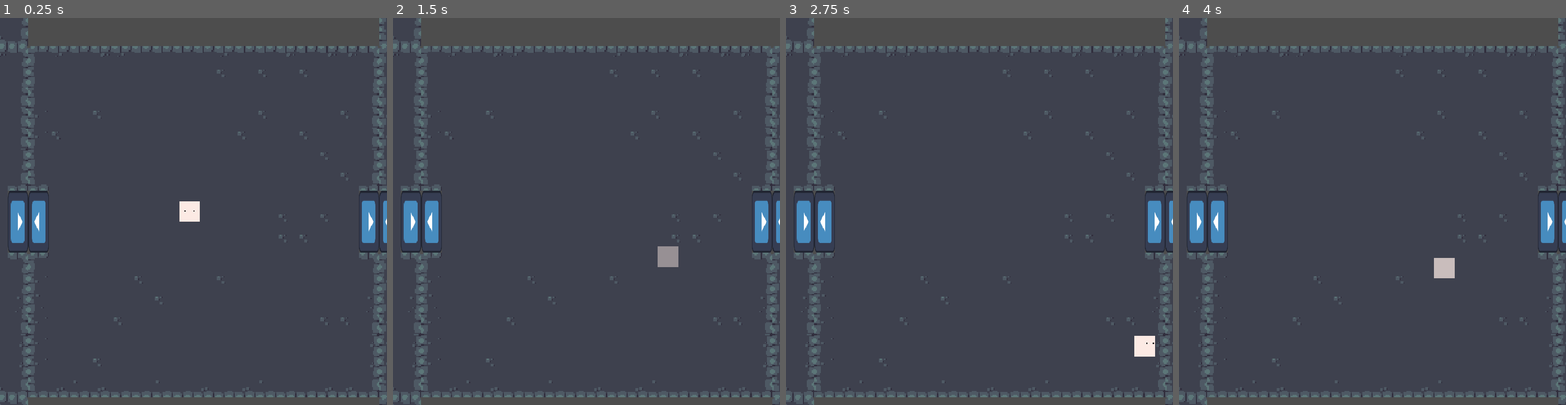
Above: before the commit, frames 1-4 (left to right).
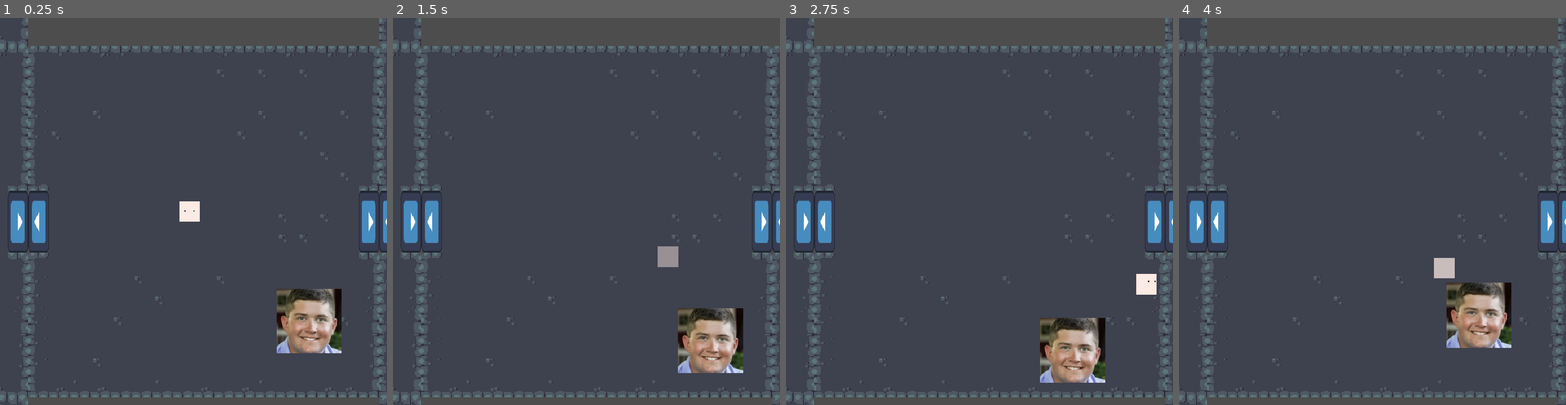
Above: after the commit, the same moments.

Repository: sinkinlimpson/IS-Project_Game-Development
Game: Godot game, scene res://testing_environment.tscn
Same seed, same stepped clock (60 frames per second), same inputs: the game is played once before the commit and once after it. The engine's default icon, where the game draws it, is replaced by a stand-in: a white triangle on a blue panel in a dark square.
Inputs (mouse positions are in pixels of both pictures, inside the frame that each line leads up to):
- Up to frame 1 (0.25 s): no input
- Up to frame 2 (1.5 s): tap Enter (ui_accept) at 0.5, 0.77 s; move the mouse to (671, 192) at 0.52 s; hold Right (ui_right) 0.53-1.28 s; tap K (attack) at 0.6 s; move the mouse to (509, 230) at 1.27 s; hold Down (ui_down) from 1.28 s (still down); tap L (dodgeRoll) at 1.35 s
- Up to frame 3 (2.75 s): tap Enter (ui_accept) at 1.52 s; move the mouse to (1018, 126) at 2.02 s; release Down (ui_down) at 2.03 s; press the mouse at (1018, 126) at 2.03 s; hold Right (ui_right) from 2.03 s (still down)
- Up to frame 4 (4 s): move the mouse to (1353, 288) at 2.77 s; release Right (ui_right) at 2.78 s; release the mouse at (1353, 288) at 2.78 s; hold Up (ui_up) 2.78-3.53 s; tap K (attack) at 2.85 s; tap Enter (ui_accept) at 3.02, 3.77 s; move the mouse to (1488, 269) at 3.52 s; hold Left (ui_left) from 3.53 s (still down); tap L (dodgeRoll) at 3.6 s

The runs differ from the first frame. In frame 1, 2.7% of the frame differs, in the area x 71-89%, y 70-87%; in frame 2, 2.7%; in frame 3, 3.3%, in the area x 65-96%, y 66-95%; in frame 4, 2.7%.

Commit message:
Created boss

Diff:
--- a/enemies/boss.gd
+++ b/enemies/boss.gd
@@ -29,6 +29,9 @@
 
 func _ready():
 	super._ready()
+
+	print(chargeWindup, " ", chargeMaxTime, " ", chargeRecover, " ", wanderDuration, " ", stunDuration)
+
 	changeState(BossStates.WANDER)
 
 func _process(_delta):
@@ -47,3 +50,75 @@
 			if player != null:
 				chargeDir = (player.global_position - global_position).normalized()
 			$Sprite2D.self_modulate = windupColor
+		BossStates.CHARGING:
+			bossTimer = chargeMaxTime
+			chargeElapsed = 0.0
+		BossStates.STUNNED:
+			bossTimer = stunDuration
+			$Sprite2D.self_modulate = stunColor
+		BossStates.RECOVER:
+			bossTimer = chargeRecover
+		BossStates.SHOOT:
+			shotsLeft = burstCount
+			shotTimer = 0.3
+
+func pickAttack():
+	return [BossStates.CHARGE_WINDUP, BossStates.SHOOT].pick_random()
+
+func _physics_process(delta):
+	updatePlayer()
+	bossTimer -= delta
+
+	var desired = Vector2.ZERO
+
+	match bossState:
+		BossStates.WANDER:
+			bossWanderTimer -= delta
+
+			if bossWanderTimer <= 0.0 or is_on_wall():
+				bossMoveDir = Vector2.from_angle(randf() * TAU)
+
+				bossWanderTimer = 0.6
+
+			desired = bossMoveDir * wanderSpeed
+
+			if bossTimer <= 0.0:
+				changeState(pickAttack())
+		BossStates.CHARGE_WINDUP:
+			if bossTimer <= 0.0:
+				changeState(BossStates.CHARGING)
+		BossStates.CHARGING:
+			chargeElapsed += delta
+
+			desired = chargeDir * chargeSpeed
+
+			if chargeElapsed > 0.1 and is_on_wall():
+				changeState(BossStates.STUNNED)
+			elif bossTimer <= 0.0:
+				changeState(BossStates.RECOVER)
+		BossStates.STUNNED:
+			if bossTimer <= 0.0:
+				changeState(BossStates.WANDER)
+		BossStates.RECOVER:
+			if bossTimer <= 0.0:
+				changeState(BossStates.WANDER)
+		BossStates.SHOOT:
+			shotTimer -= delta
+
+			if shotsLeft > 0 and shotTimer <= 0.0:
+				shoot()
+				shotsLeft -= 1
+				shotTimer = burstDelay
+			if shotsLeft == 0 and shotTimer <= 0.0:
+				changeState(BossStates.WANDER)
+
+	knockbackVelocity = knockbackVelocity.move_toward(Vector2.ZERO, knockbackFriction * delta)
+
+	velocity = desired + knockbackVelocity * (1.0 - knockbackResistance)
+
+	move_and_slide()
+
+	var harmless = bossState == BossStates.RECOVER or bossState == BossStates.STUNNED
+
+	if not harmless:
+		checkContactDamage(delta)
--- a/enemies/boss.tscn
+++ b/enemies/boss.tscn
@@ -15,8 +15,7 @@
 script = ExtResource("1_a60ye")
 health = 12
 bulletScene = ExtResource("2_lnbgr")
-shootEnemy = true
-meleeEnemy = true
+moveSpeed = 100.0
 knockbackStrength = 220.0
 
 [node name="Hitbox" type="Area2D" parent="." unique_id=367308213]
--- a/enemy_spawner.gd
+++ b/enemy_spawner.gd
@@ -6,6 +6,9 @@
 	pass
 
 func spawnEnemies():
+	if enemy == null:
+		return
+
 	var enemyInstance = enemy.instantiate()
 	enemyInstance.position = position
 	get_parent().add_child(enemyInstance)
--- a/rooms/bossRooms/boss_1.tscn
+++ b/rooms/bossRooms/boss_1.tscn
@@ -2,6 +2,7 @@
 
 [ext_resource type="Script" uid="uid://dhtm3onggmbrn" path="res://rooms/room.gd" id="1_lskdk"]
 [ext_resource type="TileSet" uid="uid://b7x23mj4xaec3" path="res://dungeon.tres" id="2_jc3ml"]
+[ext_resource type="PackedScene" uid="uid://cc7e7ydetwqlo" path="res://enemy_spawner.tscn" id="3_tu2ow"]
 [ext_resource type="PackedScene" uid="uid://be5nmyyjsvqjn" path="res://enemies/boss.tscn" id="3_vcfda"]
 
 [node name="room_4" type="Node2D" unique_id=686691244]
@@ -9,9 +10,11 @@
 hasSouth = true
 
 [node name="TileMapLayer" type="TileMapLayer" parent="." unique_id=1310045984 groups=["wall"]]
+self_modulate = Color(1, 0.4862745, 1, 1)
 texture_filter = 1
 tile_map_data = PackedByteArray("AAAIAAgAAAAGAAYAAAAIAAcAAAAGAAUAAAAIAAYAAAAGAAUAAAAIAAUAAAAEABEAAAAIAAQAAAAGAAQAAAAIAA …(4496 unchanged characters)…
 tile_set = ExtResource("2_jc3ml")
 
-[node name="Boss" parent="." unique_id=1274796762 instance=ExtResource("3_vcfda")]
-position = Vector2(4, -1)
+[node name="EnemySpawner" parent="." unique_id=1531457240 instance=ExtResource("3_tu2ow")]
+position = Vector2(3, -2)
+enemy = ExtResource("3_vcfda")
--- a/rooms/bossRooms/boss_2.tscn
+++ b/rooms/bossRooms/boss_2.tscn
@@ -3,15 +3,18 @@
 [ext_resource type="Script" uid="uid://dhtm3onggmbrn" path="res://rooms/room.gd" id="1_sn3hj"]
 [ext_resource type="TileSet" uid="uid://b7x23mj4xaec3" path="res://dungeon.tres" id="2_o6tca"]
 [ext_resource type="PackedScene" uid="uid://be5nmyyjsvqjn" path="res://enemies/boss.tscn" id="3_c3pxm"]
+[ext_resource type="PackedScene" uid="uid://cc7e7ydetwqlo" path="res://enemy_spawner.tscn" id="3_ddokr"]
 
 [node name="room_5" type="Node2D" unique_id=686691244]
 script = ExtResource("1_sn3hj")
 hasNorth = true
 
 [node name="TileMapLayer" type="TileMapLayer" parent="." unique_id=1310045984 groups=["wall"]]
+self_modulate = Color(1, 0.4862745, 1, 1)
 texture_filter = 1
 tile_map_data = PackedByteArray("AAAIAAgAAAAGAAYAAAAIAAcAAAAGAAUAAAAIAAYAAAAGAAUAAAAIAAUAAAAEABEAAAAIAAQAAAAGAAQAAAAIAA …(4496 unchanged characters)…
 tile_set = ExtResource("2_o6tca")
 
-[node name="Boss" parent="." unique_id=1274796762 instance=ExtResource("3_c3pxm")]
-position = Vector2(4, -1)
+[node name="EnemySpawner" parent="." unique_id=1531457240 instance=ExtResource("3_ddokr")]
+position = Vector2(3, -2)
+enemy = ExtResource("3_c3pxm")
--- a/rooms/bossRooms/boss_3.tscn
+++ b/rooms/bossRooms/boss_3.tscn
@@ -2,6 +2,7 @@
 
 [ext_resource type="Script" uid="uid://dhtm3onggmbrn" path="res://rooms/room.gd" id="1_c366p"]
 [ext_resource type="TileSet" uid="uid://b7x23mj4xaec3" path="res://dungeon.tres" id="2_vyway"]
+[ext_resource type="PackedScene" uid="uid://cc7e7ydetwqlo" path="res://enemy_spawner.tscn" id="3_jcrt1"]
 [ext_resource type="PackedScene" uid="uid://be5nmyyjsvqjn" path="res://enemies/boss.tscn" id="3_swarn"]
 
 [node name="room_1" type="Node2D" unique_id=686691244]
@@ -9,9 +10,11 @@
 hasWest = true
 
 [node name="TileMapLayer" type="TileMapLayer" parent="." unique_id=1310045984 groups=["wall"]]
+self_modulate = Color(1, 0.4862745, 1, 1)
 texture_filter = 1
 tile_map_data = PackedByteArray("AAAIAAgAAAAGAAYAAAAIAAcAAAAGAAUAAAAIAAYAAAAGAAUAAAAIAAUAAAAEABEAAAAIAAQAAAAGAAQAAAAIAA …(4496 unchanged characters)…
 tile_set = ExtResource("2_vyway")
 
-[node name="Boss" parent="." unique_id=1274796762 instance=ExtResource("3_swarn")]
-position = Vector2(4, -1)
+[node name="EnemySpawner" parent="." unique_id=1531457240 instance=ExtResource("3_jcrt1")]
+position = Vector2(3, -2)
+enemy = ExtResource("3_swarn")
--- a/rooms/bossRooms/boss_4.tscn
+++ b/rooms/bossRooms/boss_4.tscn
@@ -3,15 +3,18 @@
 [ext_resource type="Script" uid="uid://dhtm3onggmbrn" path="res://rooms/room.gd" id="1_6eefh"]
 [ext_resource type="TileSet" uid="uid://b7x23mj4xaec3" path="res://dungeon.tres" id="2_eobie"]
 [ext_resource type="PackedScene" uid="uid://be5nmyyjsvqjn" path="res://enemies/boss.tscn" id="3_ceo2j"]
+[ext_resource type="PackedScene" uid="uid://cc7e7ydetwqlo" path="res://enemy_spawner.tscn" id="3_rtqld"]
 
 [node name="room_1" type="Node2D" unique_id=686691244]
 script = ExtResource("1_6eefh")
 hasEast = true
 
 [node name="TileMapLayer" type="TileMapLayer" parent="." unique_id=1310045984 groups=["wall"]]
+self_modulate = Color(1, 0.4862745, 1, 1)
 texture_filter = 1
 tile_map_data = PackedByteArray("AAAIAAgAAAAGAAYAAAAIAAcAAAAGAAUAAAAIAAYAAAAGAAUAAAAIAAUAAAAEABEAAAAIAAQAAAAGAAQAAAAIAA …(4496 unchanged characters)…
 tile_set = ExtResource("2_eobie")
 
-[node name="Boss" parent="." unique_id=1274796762 instance=ExtResource("3_ceo2j")]
-position = Vector2(4, -1)
+[node name="EnemySpawner" parent="." unique_id=1531457240 instance=ExtResource("3_rtqld")]
+position = Vector2(3, -2)
+enemy = ExtResource("3_ceo2j")
--- a/rooms/room_start.tscn
+++ b/rooms/room_start.tscn
@@ -2,6 +2,7 @@
 
 [ext_resource type="Script" uid="uid://dhtm3onggmbrn" path="res://rooms/room.gd" id="1_uwv0n"]
 [ext_resource type="TileSet" uid="uid://b7x23mj4xaec3" path="res://dungeon.tres" id="2_troyv"]
+[ext_resource type="PackedScene" uid="uid://be5nmyyjsvqjn" path="res://enemies/boss.tscn" id="3_it0eu"]
 
 [node name="room_3" type="Node2D" unique_id=686691244]
 script = ExtResource("1_uwv0n")
@@ -12,3 +13,6 @@
 texture_filter = 1
 tile_map_data = PackedByteArray("AAAIAAgAAAAGAAYAAAAIAAcAAAAGAAUAAAAIAAYAAAAGAAUAAAAIAAUAAAAEABEAAAAIAAQAAAAGAAQAAAAIAA …(4448 unchanged characters)…
 tile_set = ExtResource("2_troyv")
+
+[node name="Boss" parent="." unique_id=1274796762 instance=ExtResource("3_it0eu")]
+position = Vector2(80, 88)
